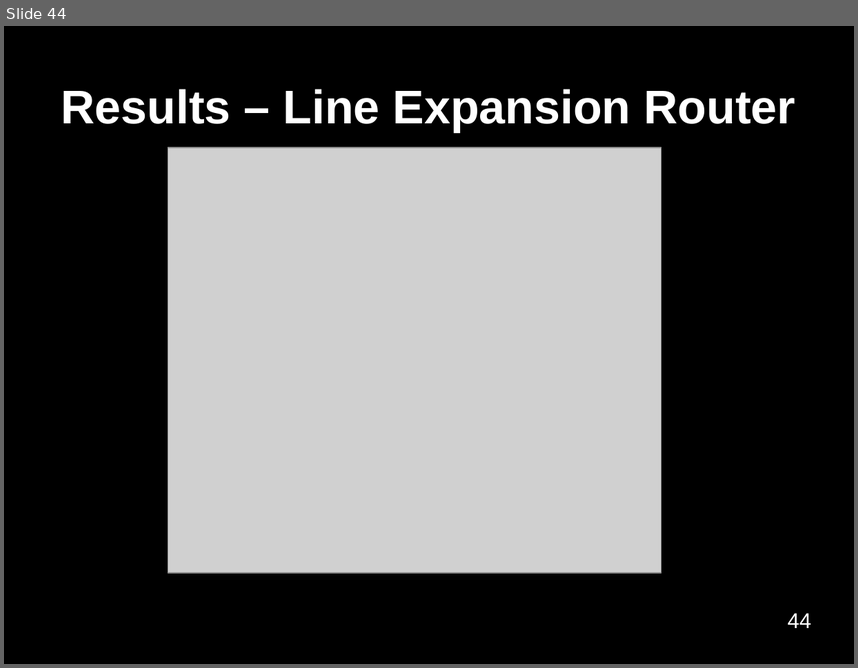
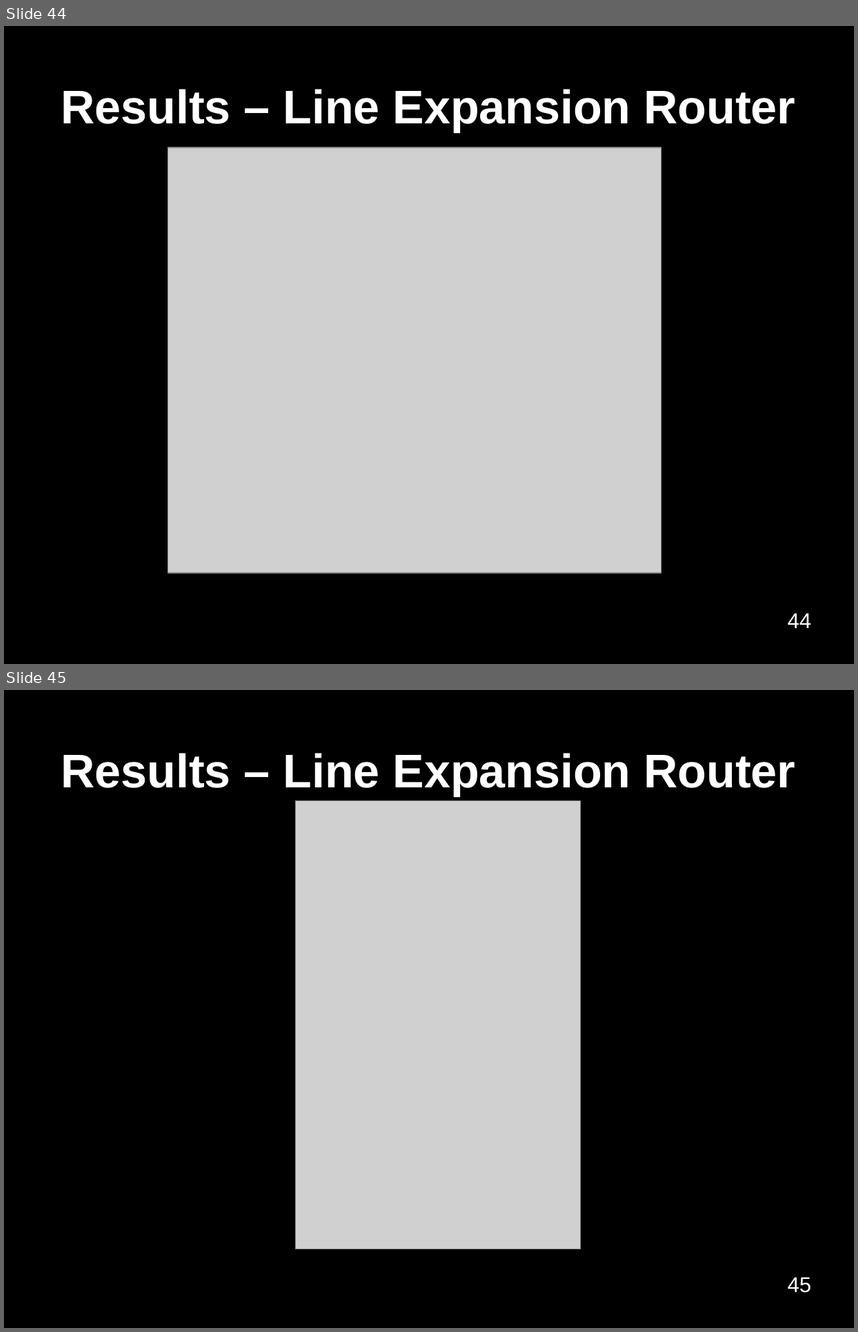
Before and after one commit to benediktibk/bachelorthesis, a slide deck: presentation.odp. Shown one above the other, each under a label of ours: slide 44 before the commit, slides 44 and 45 after it. The pictures are 858x668 and 858x1332 pixels, drawn with LibreOffice and Linux fonts; fonts in the diff are those of the drawing; grey boxes stand for pictures; background and template pictures are left out. Boxes give left, top, right and bottom in pixels: in the first picture for what was removed or moved away, otherwise in the second. Text is boxed around its words. In the diff, an @@ line names an element or a change of style, - is before the commit and + after.

```diff
--- a/presentation.odp
+++ b/presentation.odp
@@ slide 45 added at (x1=4, y1=690, x2=854, y2=1328), background #000000 @@
@@ title added at (x1=61, y1=753, x2=796, y2=796), 44 pt, text #FFFFFF, bold @@
+Results – Line Expansion Router
@@ picture added at (x1=296, y1=801, x2=581, y2=1250) @@
@@ page number added at (x1=788, y1=1276, x2=812, y2=1292), 20 pt, text #FFFFFF @@
+45
```
Also in this commit, not shown: 1 slide changed, 1 other slide added, 5 other files.
